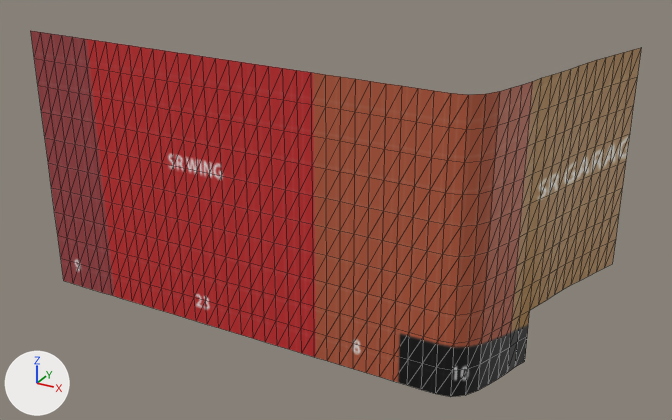
Before and after pictures for a commit that changed the glTF model public/assets/meshes/CorrectedWings/ANYMA_Coachella_Stage_v015_SR_WING_CORR_PERSP.glb.
Both versions are drawn from a 50 mm camera at (-3.1, -49.7, 22.8) aimed at (-21.1, -17.1, 6.5). The lights are fixed; the arrows at lower left show +X, +Y and +Z. Mesh edges are drawn as thin lines. Where no turn or scale is listed for an object, it has been applied to the vertices. Vertices at the same position are counted once.

Names of what the first picture shows: 'LED_SR_WING_FrontP_baked_perspective'.
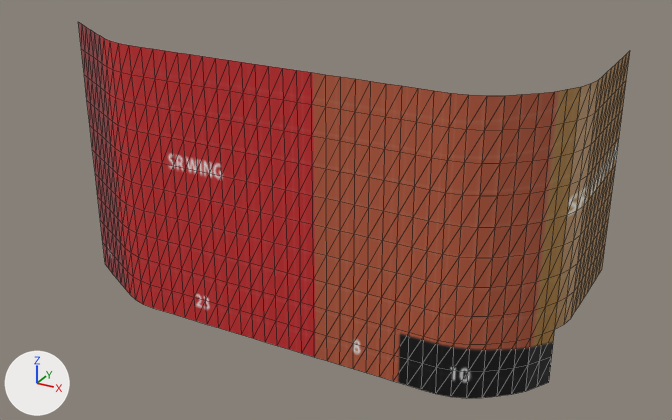
Where the newer file only moved an object's origin or applied its transform, the numbers keep the older frame.

Boxes [x1, y1, x2, y2] around the edits, measured in the pictures (672 x 420 px; the box of a moved part takes in the faces that stretch with it):
```json
{"object": "LED_SR_WING_FrontP_baked_perspective", "change": "reshaped", "before": [31, 31, 642, 397], "after": [78, 22, 630, 398], "on screen": "10% narrower"}
{"part": 1, "of": "me_led_sr_wing_frontp_baked_001", "change": "moved or reshaped", "before": [451, 47, 642, 397], "after": [451, 51, 630, 398]}
{"part": 2, "of": "me_led_sr_wing_frontp_baked_001", "change": "moved or reshaped", "before": [31, 31, 143, 305], "after": [78, 22, 143, 304]}
```

Scene script edits in JSON lines:
```json
{"block": "me_led_sr_wing_frontp_baked_001", "where": "# used by ob_led_sr_wing_frontp_baked_perspective; location = (0.0, 0.0, 0.0)"}
{"op": "remove", "block": "me_led_sr_wing_frontp_baked_001", "code": "me_led_sr_wing_frontp_baked_001.from_pydata(...)  # 541 vertices, 960 faces; spans x -33.5..-10.1, y -21.5..-12.0, z 1.9..13.9"}
{"op": "add", "block": "me_led_sr_wing_frontp_baked_001", "code": "me_led_sr_wing_frontp_baked_001.from_pydata(...)  # 541 vertices, 960 faces; spans x -32.9..-10.4, y -21.5..-12.7, z 1.9..13.9"}
{"block": "me_led_sr_wing_frontp_baked_001", "change": "me_led_sr_wing_frontp_baked_001 part 1: 167 of 541 vertices moved; they spanned x -13.2..-10.1, y -21.0..-12.0, z 1.9..13.9 and now span x -13.1..-10.4, y -21.2..-12.7, z 1.9..13.9; mean shift (0.7, -0.8, 0.0); largest move (-11.8, -17.1, 5.5) -> (-10.5, -18.1, 5.5)"}
{"block": "me_led_sr_wing_frontp_baked_001", "change": "me_led_sr_wing_frontp_baked_001 part 2: all 88 vertices in x -33.5..-29.3, y -21.5, z 1.9..13.9 are turned -29.8 degrees about the z axis through their middle, then moved by (0.3, 1.2, 0.0)"}
```
